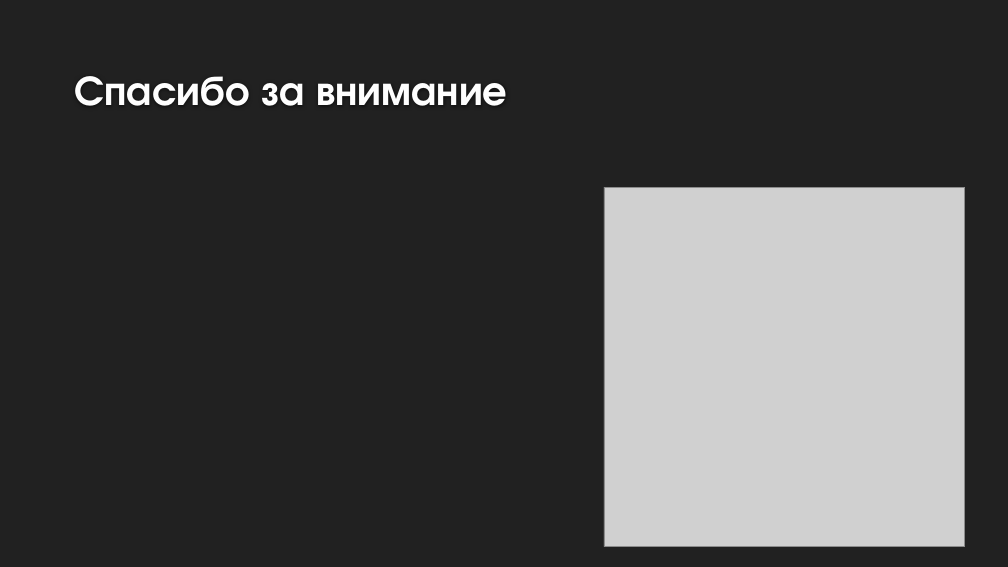
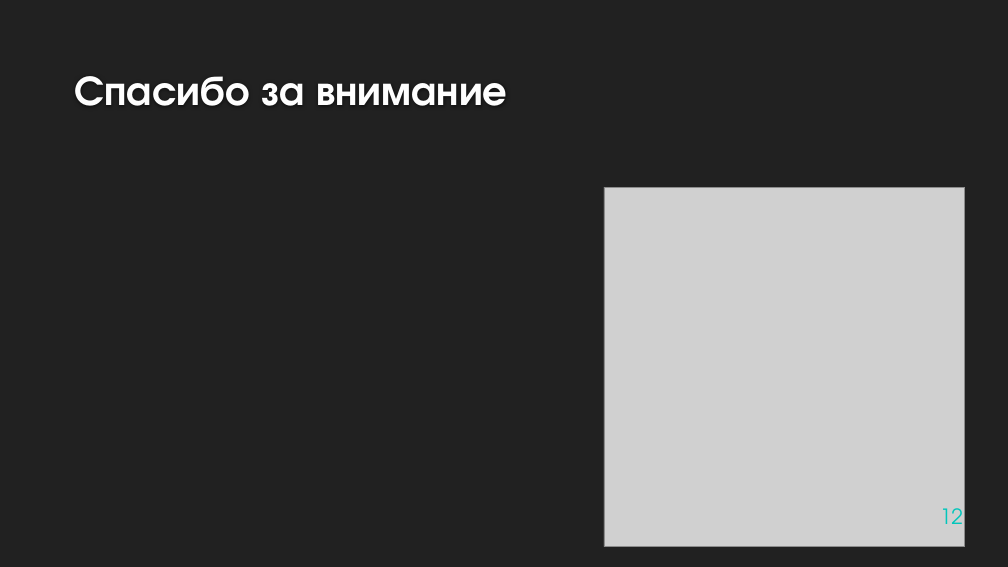
Before and after one commit to leagueofadventures/origin, a slide deck: slide 12 of Документация/origin.pptx. Drawn at 1008x567 pixels with LibreOffice and Linux fonts; fonts in the diff are those of the drawing; grey boxes stand for pictures; background and template pictures are left out. Boxes give left, top, right and bottom in pixels: in the first picture for what was removed or moved away, otherwise in the second. Text is boxed around its words. In the diff, an @@ line names an element or a change of style, - is before the commit and + after.

```diff
--- a/Документация/origin.pptx
+++ b/Документация/origin.pptx
@@ page number added at box(940, 508, 963, 524), 20 pt, text #00C6BB @@
+12
```
Also in this commit, not shown: 11 other slides changed, 3 other files.
